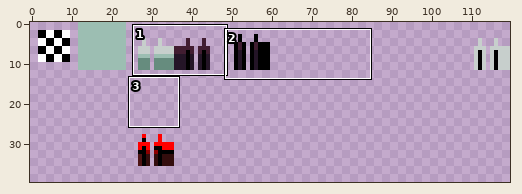
File history of a sprite sheet, tilesets/ts_spines/output_tileset.png. Above: a wide view before the commit, with the close-up outlined.
Close-up. First the earlier version:
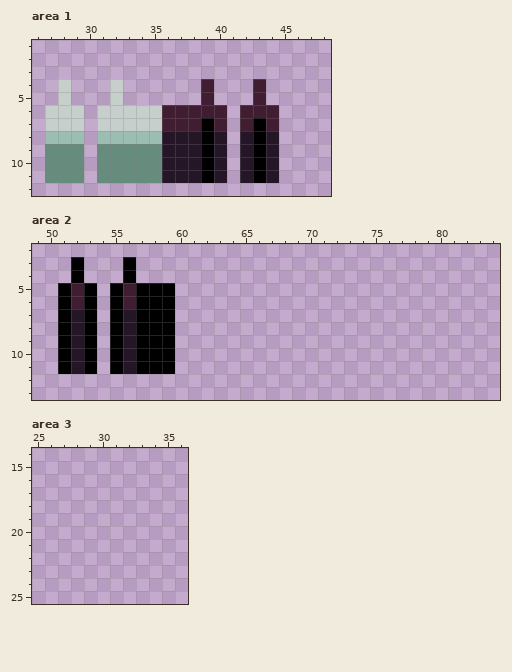
The file is 120x132 pixels. Shown: area 1: x 26..48, y 1..12; area 2: x 49..84, y 2..13; area 3: x 25..36, y 14..25. The wide view leaves out empty margins. The commit also changed other parts of the picture, which this record leaves out.
Now the later version:
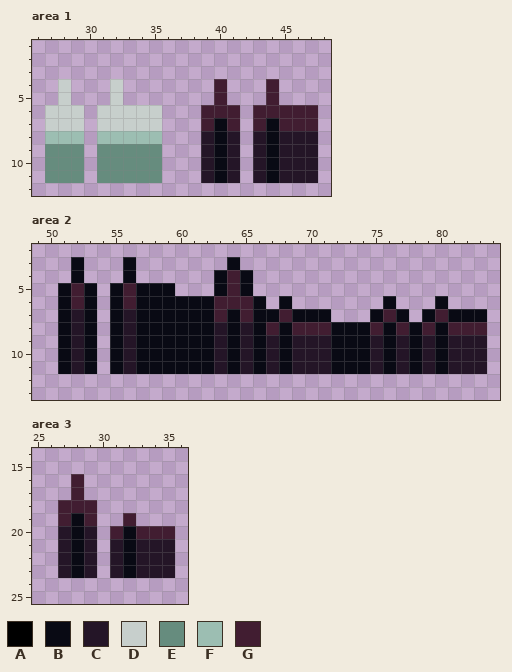
Palette (. is transparent): A #000000  B #090a14  C #241527  D #c7cfcc  E #668c7e  F #9cbeb2  G #411d31
From old to new:
Area 1:
y 4..5: x 39..40 G. -> .G; x 43..44 G. -> .G
y 6: x 36..38 GGG -> ...; x 41..42 .G -> G.; x 45..47 ... -> GGG
y 7: x 36..47 GGGAG.GAG... -> ...GBG.GBGGG
y 8..11: x 36..47 CCCAC.CAC... -> ...CBC.CBCCC
Area 2:
y 3: x 52 A -> B; x 56 A -> B; x 64 . -> B
y 4: x 52 A -> B; x 56 A -> B; x 63..65 ... -> BGB
y 5: x 51 A -> B; x 53 A -> B; x 55 A -> B; x 57..59 AAA -> BBB; x 63..65 ... -> BGB
y 6: x 51 A -> B; x 53 A -> B; x 55 A -> B; x 57..66 AAA....... -> BBBBBBGGGB; x 68 . -> B; x 76 . -> B; x 80 . -> B
y 7: x 51 A -> B; x 53 A -> B; x 55 A -> B; x 57..71 AAA............ -> BBBBBBGBGBBGBBB; x 75..77 ... -> BGB; x 79..83 ..... -> BGBBB
y 8: x 51 A -> B; x 53 A -> B; x 55 A -> B; x 57..83 AAA........................ -> BBBBBBCBCBGBGGGBBBGBGBGBGGG
y 9..11: x 51 A -> B; x 53 A -> B; x 55 A -> B; x 57..83 AAA........................ -> BBBBBBCBCBCBCCCBBBCBCBCBCCC
Area 3:
y 16..17: x 28 . -> G
y 18: x 27..29 ... -> GGG
y 19: x 27..29 ... -> GBG; x 32 . -> G
y 20: x 27..29 ... -> CBC; x 31..35 ..... -> GBGGG
y 21..23: x 27..29 ... -> CBC; x 31..35 ..... -> CBCCC
